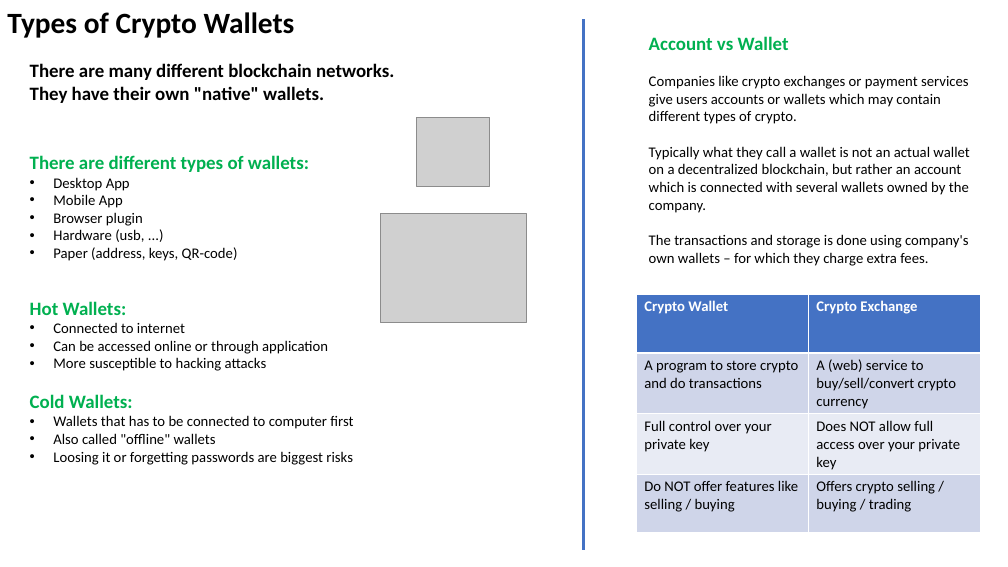
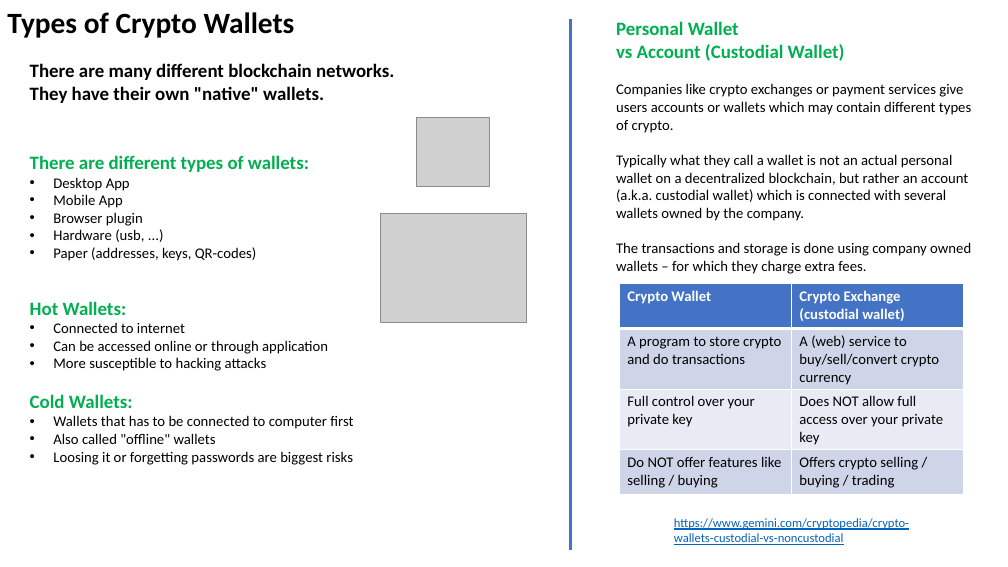
Before and after one commit to lselector/crypto, a slide deck: slide 2 of crypto_07_wallets.pptx. Drawn at 1008x567 pixels with LibreOffice and Linux fonts; fonts in the diff are those of the drawing; grey boxes stand for pictures. Boxes give left, top, right and bottom in pixels: in the first picture for what was removed or moved away, otherwise in the second. Text is boxed around its words. In the diff, an @@ line names an element or a change of style, - is before the commit and + after.

Commit message:
update

```diff
--- a/crypto_07_wallets.pptx
+++ b/crypto_07_wallets.pptx
@@ line moved from (584, 20) - (584, 550) to (571, 20) - (571, 550) @@
@@ text "Personal Wallet": place and size @@
-text "Personal Wallet" at (649,36,969,266)
+text "Personal Wallet" at (616,21,971,274)
@@ text at (616,21,845,61): text changed @@
-Account vs Wallet
+Personal Wallet
+vs Account (Custodial Wallet)
@@ text at (616,154,971,274): text changed @@
-Typically what they call a wallet is not an actual wallet on a decentralized blockchain, but rather an account which is connected with several wallets owned by the company.
-The transactions and storage is done using company's own wallets – for which they charge extra fees.
+Typically what they call a wallet is not an actual personal wallet on a decentralized blockchain, but rather an account (a.k.a. custodial wallet) which is connected with several wallets owned by the company.
+The transactions and storage is done using company owned wallets – for which they charge extra fees.
@@ text at (53,247,257,261): text changed @@
-• Paper (address, keys, QR-code)
+• Paper (addresses, keys, QR-codes)
@@ table at (620,284,965,495) @@
-row 1, column 2: Crypto Exchange
+row 1, column 2: Crypto Exchange / (custodial wallet)
@@ table: place and size @@
-table at (637,294,982,532)
+table at (620,284,965,495)
@@ text added at (674,518,909,545), 12 pt, text #0563C1, underline @@
+https://www.gemini.com/cryptopedia/crypto-wallets-custodial-vs-noncustodial
```
Also in this commit, not shown: 3 other slides changed, 3 slides added.
